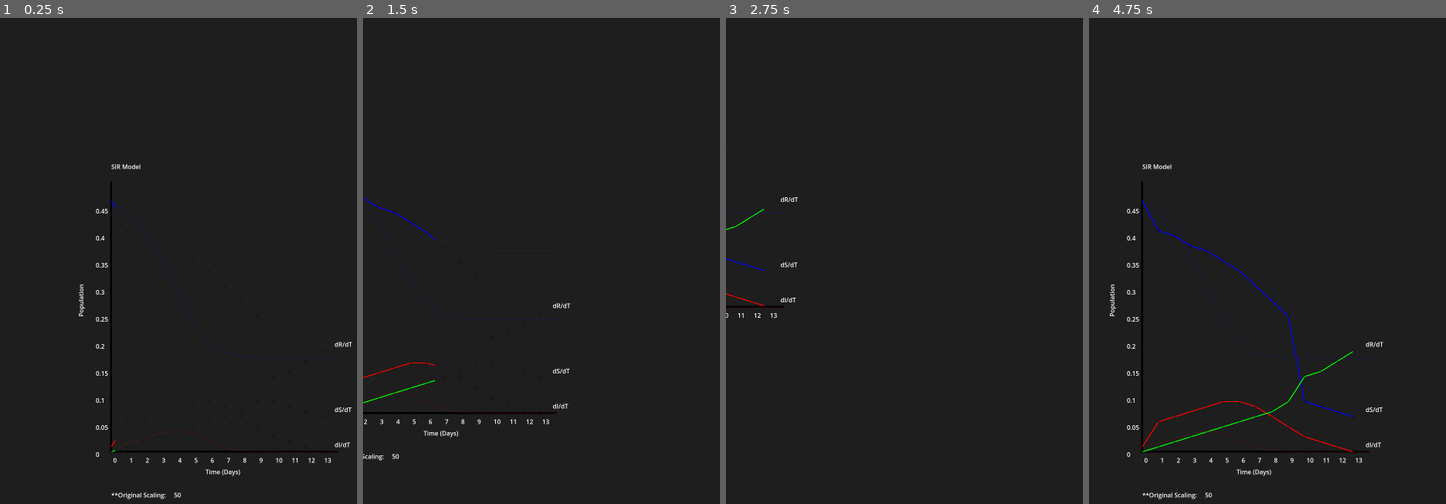
Above: before the commit, frames 1-4 (left to right).
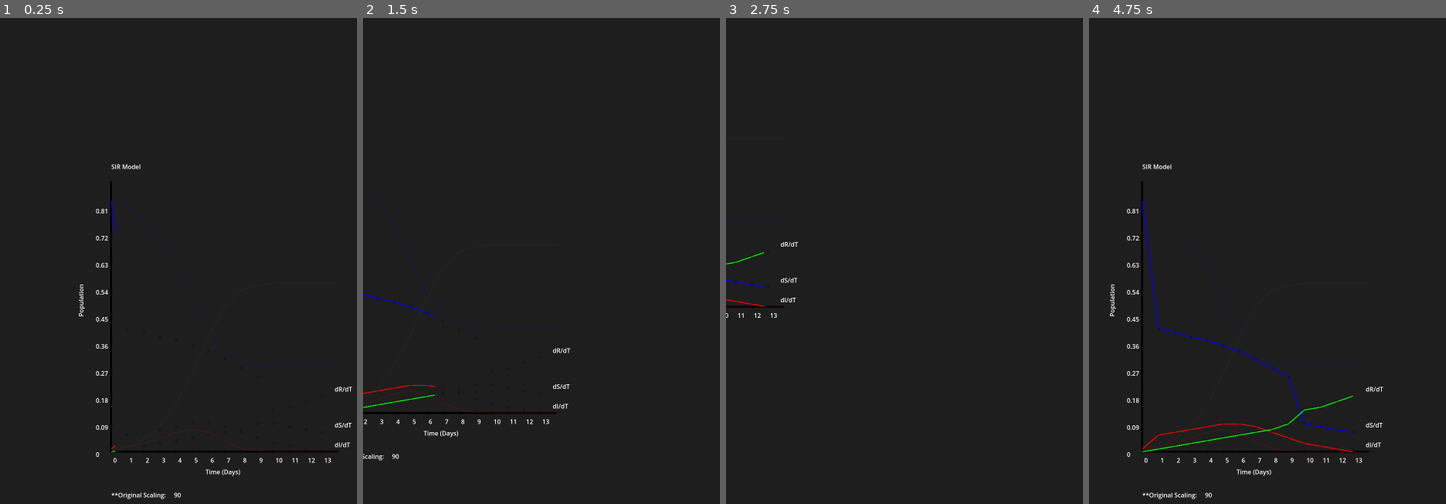
Above: after the commit, the same moments.

Repository: BakedSoups/Pandemic
Game: Godot game, scene res://plot.tscn
The game is run twice, just before and just after one commit, with the same random seed, the same clock (stepped at 60 frames per second) and the same inputs.
Inputs (mouse positions are in pixels of both pictures, inside the frame that each line leads up to):
- Up to frame 1 (0.25 s): no input
- Up to frame 2 (1.5 s): tap Enter at 0.5 s; move the mouse to (outside the picture) at 0.52 s; hold Right (ui_right) 0.53-1.28 s; move the mouse to (548, 358) at 1.27 s; hold Down (ui_down) from 1.28 s (still down)
- Up to frame 3 (2.75 s): move the mouse to (outside the picture) at 2.02 s; release Down (ui_down) at 2.03 s; hold Right (ui_right) from 2.03 s (still down)
- Up to frame 4 (4.75 s): move the mouse to (1367, 450) at 2.77 s; release Right (ui_right) at 2.78 s; hold Up (ui_up) 2.78-3.53 s; move the mouse to (outside the picture) at 3.52 s; hold Left (ui_left) from 3.53 s (still down); move the mouse to (1213, 236) at 4.27 s

The runs differ from the first frame. In frame 1, 0.5% of the frame differs, in the area x 28-99%, y 37-99%; in frame 2, 0.7%; in frame 3, 0.4%; in frame 4, 1.8%, in the area x 12-83%, y 37-99%.

Commit message:
Documentation and Notes

Diff:
--- a/cam.gd
+++ b/cam.gd
@@ -3,6 +3,7 @@
 var scroll_speed : float = 500
 var zoom_factor : float = 1.5
 
+## Camera movement based on user input to allow users to explore wider ranges of data
 func _process(delta):
 
 	if Input.is_action_pressed("ui_right"):
--- a/circle.gd
+++ b/circle.gd
@@ -1,4 +1,6 @@
 extends Node2D
+
+# Circle class for tooltips
 
 var x_pos : float
 var y_pos : float
@@ -6,6 +8,7 @@
 var radius : float = 4
 var tooltip_label : Label
 var is_hovered : bool = false
+
 
 func _ready():
 	tooltip_label = Label.new()
@@ -15,11 +18,13 @@
 
 	set_process_input(true)
 
+# Mouse interaction logic
 func is_mouse_over() -> bool:
 	var mouse_pos = get_local_mouse_position()
 	var distance = mouse_pos.distance_to(Vector2(x_pos, y_pos))
 	return distance <= radius
 
+# Hover logic
 func _input(event):
 	if event is InputEventMouseMotion:
 		if is_mouse_over():
@@ -34,7 +39,7 @@
 func _draw():
 	draw_circle(Vector2(x_pos, y_pos), radius, Color(0,0,0, 0.2))
 
-
+# Populate circle data
 func init(x : int, y : int, val : int):
 	x_pos = x
 	y_pos = y
--- a/plot.gd
+++ b/plot.gd
@@ -2,9 +2,12 @@
 var CircleScene = preload("res://circle.tscn")
 
 var Circle
+
+## Assuming rate of infection and recovery rate for graphs
 var GAMMA = 0.6
 var BETA = 0.4
 
+## Global Colors
 var cb = Color(0, 0, 0)
 var cg = Color(0, 1, 0)
 var cr = Color(1, 0, 0)
@@ -13,23 +16,26 @@
 var crl = Color(1, 0, 0, 0.15)
 var cbll = Color(0, 0, 1, 0.15)
 
+## Global lines
 var line_S : Line2D
 var line_I : Line2D
 var line_R : Line2D
 var axis_X : Line2D
 var axis_Y : Line2D
-
 var line_Sa : Line2D
 var line_Ia : Line2D
 var line_Ra : Line2D
-
-var read_S = [50.0, 44.0, 43.0, 41.0, 40.0, 38.0, 36.0, 33.0, 30.0, 27.0, 10.0, 9.0, 8.0, 7.0]
+var line_width = 2
+
+
+## Fetch city data
+var read_S = [90.0, 44.0, 43.0, 41.0, 40.0, 38.0, 36.0, 33.0, 30.0, 27.0, 10.0, 9.0, 8.0, 7.0]
 var read_I = [1.0, 6.0, 7.0, 8.0, 9.0, 10.0, 10.0, 9.0, 7.0, 5.0, 3.0, 2.0, 1.0, 0.0]
 var read_R = [0.0, 1.0, 2.0, 3.0, 4.0, 5.0, 6.0, 7.0, 8.0, 10.0, 15.0, 16.0, 18.0, 20.0]
 
 var max_og = max(read_S.max(), read_I.max(), read_R.max())
 
-
+## Normalize data
 var S = normalize(read_S)
 var I = normalize(read_I)
 var R = normalize(read_R)
@@ -39,18 +45,16 @@
 var N = get_N()
 var T = max(len(S), len(I),len(R))
 
-
+## Graph Dimensions
 var l_margin = 100
 var top_margin = 50
-
 var dim = T * 50
 var width = max_value + 50
-
 var scale_factor_y = (dim - top_margin) / max_value
 var scale_factor_x = (dim - l_margin) / T
 
-var line_width = 2
-
+
+## Normalizing function to prevent larger ranges from dominating the screen
 func normalize(arr: Array) -> Array:
 	var scaled_values = []
 	for value in arr:
@@ -67,125 +71,7 @@
 			max_combination = current_combination
 	return max_combination
 
-func draw_axis():
-
-	axis_X = Line2D.new()
-	axis_X.width = 5
-	axis_X.default_color = cb
-	axis_X.add_point(Vector2(l_margin, top_margin + dim))
-	axis_X.add_point(Vector2(l_margin + (T * scale_factor_x), top_margin + dim))
-	add_child(axis_X)
-
-	axis_Y = Line2D.new()
-	axis_Y.width = 5
-	axis_Y.default_color = cb
-	axis_Y.add_point(Vector2(l_margin, top_margin + dim))
-	axis_Y.add_point(Vector2(l_margin, top_margin))
-	add_child(axis_Y)
-
-	for i in range(0, 10):
-		var tick_pos = top_margin + (dim - i * (dim / 10))
-		var tick = Line2D.new()
-		tick.width = 1
-		tick.default_color = cb
-		tick.add_point(Vector2(l_margin - 5, tick_pos))
-		tick.add_point(Vector2(l_margin + 5, tick_pos))
-		add_child(tick)
-
-		var label = Label.new()
-		label.text = str(i * (max_value / 10))
-		label.position = Vector2(l_margin - 40, tick_pos - 5)
-		add_child(label)
-
-
-	for i in range(0, T):
-		var tick_pos = l_margin + i * scale_factor_x
-		var tick = Line2D.new()
-		tick.width = 1
-		tick.default_color = cb
-		tick.add_point(Vector2(tick_pos, top_margin + dim - 5))
-		tick.add_point(Vector2(tick_pos, top_margin + dim + 5))
-		add_child(tick)
-
-		var label = Label.new()
-		label.text = str(i)
-		label.position = Vector2(tick_pos + 5, top_margin + dim + 10)
-		add_child(label)
-
-	var title = Label.new()
-	title.text = "SIR Model"
-	title.position = Vector2(l_margin, top_margin - 50)
-	add_child(title)
-
-	var x_label = Label.new()
-	x_label.text = "Time (Days)"
-	x_label.position = Vector2((l_margin + (T * scale_factor_x)) / 2, top_margin + dim + 40)
-	add_child(x_label)
-
-	var y_label = Label.new()
-	y_label.rotation_degrees = -90
-	y_label.text = "Population"
-	y_label.position = Vector2(l_margin - 90, top_margin + dim / 2)
-	add_child(y_label)
-
-	var og = Label.new()
-	og.text = "**Original Scaling:     "  + str(max_og)
-	og.position = Vector2(l_margin, top_margin + dim + 100)
-	add_child(og)
-
-func plot_vector_points(vector : Array, vector2 : Array, color : Color, line : Line2D, name: String):
-
-	var tween = create_tween()
-	line.width = 2.5
-
-	for i in range(vector.size()):
-
-		var x_pos = l_margin + i * scale_factor_x
-		var y_pos = top_margin + (dim - (vector[i] * scale_factor_y))
-
-		line.add_point(Vector2(x_pos, y_pos))
-		tween.tween_property(line, "points", line.points, 0.2).set_trans(Tween.TRANS_LINEAR).set_ease(Tween.EASE_IN_OUT)
-
-
-		var circle_instance = CircleScene.instantiate()
-		circle_instance.init(x_pos, y_pos, vector2[i])
-		add_child(circle_instance)
-
-	var x_pos = l_margin + vector.size() * scale_factor_x - 10
-	var y_pos = top_margin + (dim - (vector[vector.size() - 1] * scale_factor_y)) - 30
-
-	var label = Label.new()
-	label.text = str(name)
-	label.position = Vector2(x_pos, y_pos)
-	add_child(label)
-
-
-func plot_actual():
-	line_S = Line2D.new()
-	line_S.default_color = cbl
-	add_child(line_S)
-
-	line_I = Line2D.new()
-	line_I.default_color = cr
-	add_child(line_I)
-
-	line_R = Line2D.new()
-	line_R.default_color = cg
-	add_child(line_R)
-
-	plot_vector_points(S, read_S, cbl, line_S, "dS/dT")
-	plot_vector_points(I, read_I, cr, line_I, "dI/dT")
-	plot_vector_points(R, read_R, cg, line_R, "dR/dT")
-
-func plot_vector(vector : Array, color : Color, line : Line2D):
-	for i in range(vector.size()):
-		var x_pos = l_margin + i * scale_factor_x
-		var y_pos = top_margin + (dim - (vector[i] * scale_factor_y))
-		line.width = line_width
-		line.add_point(Vector2(x_pos, y_pos))
-
-
-
+## Differential Equation Logic
 func deriv(y, t, N, beta, gamma) -> Array:
 	var SA = y[0]
 	var IA = y[1]
@@ -197,6 +83,7 @@
 
 	return [dSdt, dIdt, dRdt]
 
+## Step function to plot differential equations
 func plot_model(beta, gamma):
 	var line_SA = Line2D.new()
 	line_SA.default_color = cbll
@@ -229,6 +116,128 @@
 	plot_vector(R_sim, cgl, line_RA)
 
 
+## Axis Logic
+func draw_axis():
+
+	axis_X = Line2D.new()
+	axis_X.width = 5
+	axis_X.default_color = cb
+	axis_X.add_point(Vector2(l_margin, top_margin + dim))
+	axis_X.add_point(Vector2(l_margin + (T * scale_factor_x), top_margin + dim))
+	add_child(axis_X)
+
+	axis_Y = Line2D.new()
+	axis_Y.width = 5
+	axis_Y.default_color = cb
+	axis_Y.add_point(Vector2(l_margin, top_margin + dim))
+	axis_Y.add_point(Vector2(l_margin, top_margin))
+	add_child(axis_Y)
+
+	## Axis ticks and Tick Labels
+	for i in range(0, 10):
+		var tick_pos = top_margin + (dim - i * (dim / 10))
+		var tick = Line2D.new()
+		tick.width = 1
+		tick.default_color = cb
+		tick.add_point(Vector2(l_margin - 5, tick_pos))
+		tick.add_point(Vector2(l_margin + 5, tick_pos))
+		add_child(tick)
+
+		var label = Label.new()
+		label.text = str(i * (max_value / 10))
+		label.position = Vector2(l_margin - 40, tick_pos - 5)
+		add_child(label)
+
+
+	for i in range(0, T):
+		var tick_pos = l_margin + i * scale_factor_x
+		var tick = Line2D.new()
+		tick.width = 1
+		tick.default_color = cb
+		tick.add_point(Vector2(tick_pos, top_margin + dim - 5))
+		tick.add_point(Vector2(tick_pos, top_margin + dim + 5))
+		add_child(tick)
+
+		var label = Label.new()
+		label.text = str(i)
+		label.position = Vector2(tick_pos + 5, top_margin + dim + 10)
+		add_child(label)
+
+	## Title and Graph Labels
+	var title = Label.new()
+	title.text = "SIR Model"
+	title.position = Vector2(l_margin, top_margin - 50)
+	add_child(title)
+
+	var x_label = Label.new()
+	x_label.text = "Time (Days)"
+	x_label.position = Vector2((l_margin + (T * scale_factor_x)) / 2, top_margin + dim + 40)
+	add_child(x_label)
+
+	var y_label = Label.new()
+	y_label.rotation_degrees = -90
+	y_label.text = "Population"
+	y_label.position = Vector2(l_margin - 90, top_margin + dim / 2)
+	add_child(y_label)
+
+	var og = Label.new()
+	og.text = "**Original Scaling:     "  + str(max_og)
+	og.position = Vector2(l_margin, top_margin + dim + 100)
+	add_child(og)
+
+func plot_vector_points(vector : Array, vector2 : Array, color : Color, line : Line2D, name: String):
+
+	## Animation logic
+	var tween = create_tween()
+	line.width = 2.5
+
+	for i in range(vector.size()):
+
+		var x_pos = l_margin + i * scale_factor_x
+		var y_pos = top_margin + (dim - (vector[i] * scale_factor_y))
+		line.add_point(Vector2(x_pos, y_pos))
+
+		tween.tween_property(line, "points", line.points, 0.2).set_trans(Tween.TRANS_LINEAR).set_ease(Tween.EASE_IN_OUT)
+
+		## Circle tooltips
+		var circle_instance = CircleScene.instantiate()
+		circle_instance.init(x_pos, y_pos, vector2[i])
+		add_child(circle_instance)
+
+	var x_pos = l_margin + vector.size() * scale_factor_x - 10
+	var y_pos = top_margin + (dim - (vector[vector.size() - 1] * scale_factor_y)) - 30
+
+	var label = Label.new()
+	label.text = str(name)
+	label.position = Vector2(x_pos, y_pos)
+	add_child(label)
+
+## For comparision we also plot the expected SIR based on specified gma and beta
+func plot_actual():
+	line_S = Line2D.new()
+	line_S.default_color = cbl
+	add_child(line_S)
+
+	line_I = Line2D.new()
+	line_I.default_color = cr
+	add_child(line_I)
+
+	line_R = Line2D.new()
+	line_R.default_color = cg
+	add_child(line_R)
+
+	plot_vector_points(S, read_S, cbl, line_S, "dS/dT")
+	plot_vector_points(I, read_I, cr, line_I, "dI/dT")
+	plot_vector_points(R, read_R, cg, line_R, "dR/dT")
+
+func plot_vector(vector : Array, color : Color, line : Line2D):
+	for i in range(vector.size()):
+		var x_pos = l_margin + i * scale_factor_x
+		var y_pos = top_margin + (dim - (vector[i] * scale_factor_y))
+		line.width = line_width
+		line.add_point(Vector2(x_pos, y_pos))
+
+
 func _ready():
 	draw_axis()
 	plot_actual()
Binary file added: example_output.png
